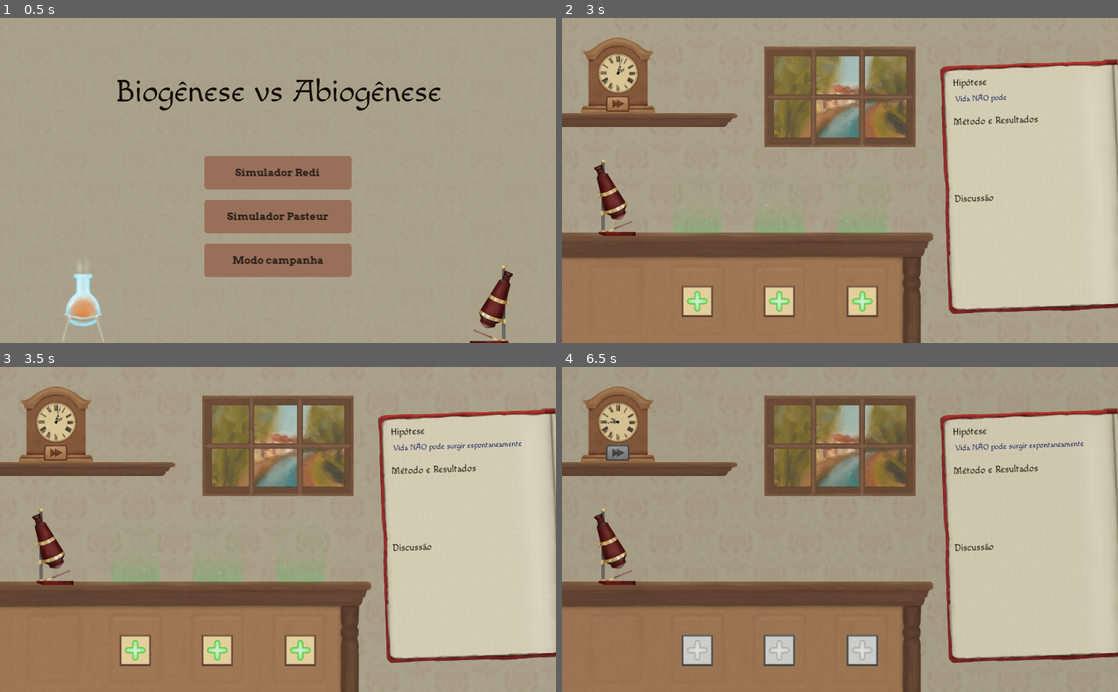
Above: before the commit, frames 1-4 (two rows, left to right).
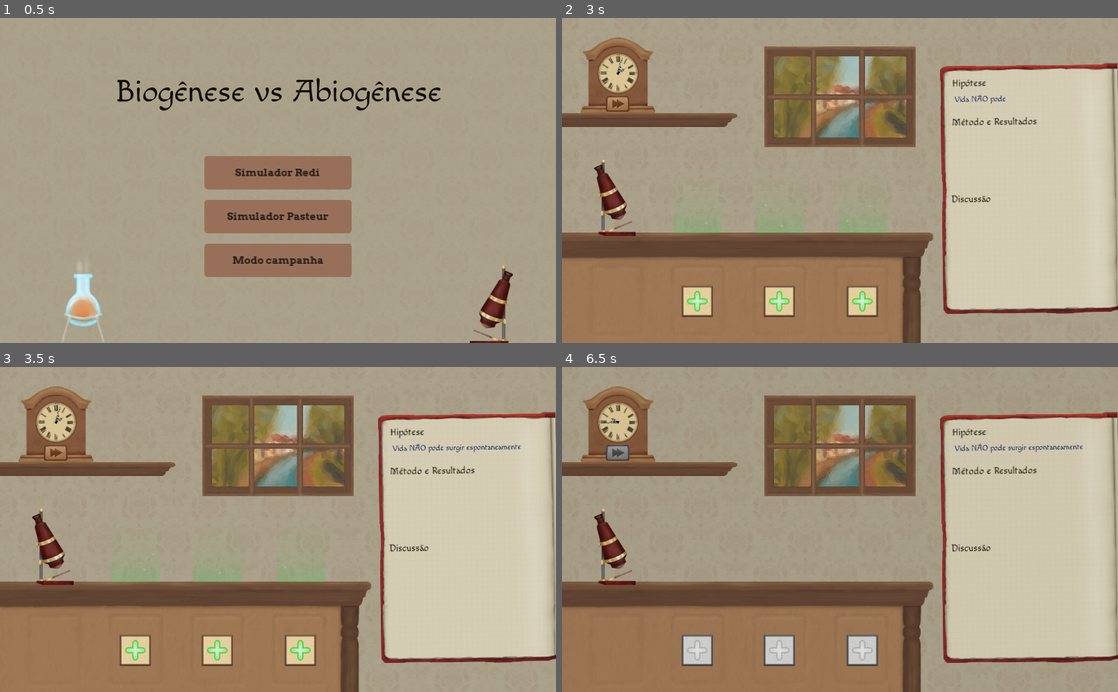
Above: after the commit, the same moments.

Repository: projetospix/Simulador-Biogenese
Game: Godot game, scene res://cenas/Menu Inicial.tscn
Same seed, same stepped clock (60 frames per second), same inputs: the game is played once before the commit and once after it.
Inputs (mouse positions are in pixels of both pictures, inside the frame that each line leads up to):
- Up to frame 1 (0.5 s): no input
- Up to frame 2 (3 s): click "Simulador Pasteur" at 0.5 s; click (617, 102) at 1.25 s; click (862, 300) at 2.02 s; click "Vida NÃO pode surgir espontan…" at 2.75 s
- Up to frame 3 (3.5 s): no input
- Up to frame 4 (6.5 s): click (617, 451) at 3.5 s; move the mouse to (962, 513) at 4.27 s; move the mouse to (728, 545) at 5.02 s; move the mouse to (895, 458) at 5.77 s

Frame 1 is identical in both runs. In frame 2, 2.8% of the frame differs, in the area x 68-100%, y 12-92%; in frame 3, 3.0%; in frame 4, 3.0%.

Commit message:
Correção de lógica e adição de uma frase de conclusão

Diff:
--- a/cenas/Caderno.tscn
+++ b/cenas/Caderno.tscn
@@ -90,17 +90,27 @@
 custom_constants/separation = 10
 
 [node name="Conclusao1" type="Label" parent="Control/Discussao/VBox"]
-margin_right = 280.0
+margin_right = 288.0
 margin_bottom = 20.0
 custom_colors/font_color = Color( 0.0509804, 0.121569, 0.356863, 1 )
 custom_fonts/font = ExtResource( 4 )
 text = "Frasco fervido fica descontaminado "
 percent_visible = 0.0
 
+[node name="Conclusao3" type="Label" parent="Control/Discussao/VBox"]
+margin_top = 30.0
+margin_right = 288.0
+margin_bottom = 50.0
+custom_colors/font_color = Color( 0.0509804, 0.121569, 0.356863, 1 )
+custom_constants/line_spacing = -5
+custom_fonts/font = ExtResource( 4 )
+text = "Frasco destampado contamina com o tempo"
+percent_visible = 0.0
+
 [node name="Conclusao2" type="Label" parent="Control/Discussao/VBox"]
-margin_top = 30.0
-margin_right = 280.0
-margin_bottom = 65.0
+margin_top = 60.0
+margin_right = 288.0
+margin_bottom = 95.0
 custom_colors/font_color = Color( 0.0509804, 0.121569, 0.356863, 1 )
 custom_constants/line_spacing = -5
 custom_fonts/font = ExtResource( 4 )
--- a/cenas/CenárioPasteur.tscn
+++ b/cenas/CenárioPasteur.tscn
@@ -118,7 +118,7 @@
 
 [node name="Caderno" parent="." instance=ExtResource( 19 )]
 position = Vector2( 696, 80 )
-rotation = -0.0361738
+rotation = -0.014172
 
 [node name="Microscopio" type="Control" parent="."]
 anchor_top = 1.0
--- a/scripts/Discussao.gd
+++ b/scripts/Discussao.gd
@@ -2,7 +2,9 @@
 
 var logicaParaFrases = {
 	"Conclusao1": "1f[^p]*2", #Frasco fervido fica descontaminado
-	"Conclusao2": "r[^d]*2+p+2" #Frasco permanece descontaminado se estiver tampado
+	"Conclusao2": "r[^d]*2+p+2", #Frasco permanece descontaminado se estiver tampado
+	"Conclusao3": "2+p+1" #Frasco destampado contamina com o tempo
+
 }
 
 var conclusoesQueJaForam = []
--- a/scripts/Frasco.gd
+++ b/scripts/Frasco.gd
@@ -47,7 +47,7 @@
 	if Estado_Atual.contaminado == 'pré contaminado':
 		Estado_Atual.contaminado = 'contaminado'
 		Globais.Estado[nome_frasco] = true
-	if Estado_Atual.contaminado == 'estéril' and Estado_Atual.tampado == 'rolha':
+	if Estado_Atual.contaminado == 'estéril' and Estado_Atual.tampado == 'destampado':
 		Estado_Atual.contaminado = 'contaminado'
 		Globais.Estado[nome_frasco] = true
 	Globais.Sequencia_Acao[nome_frasco].append('p')
